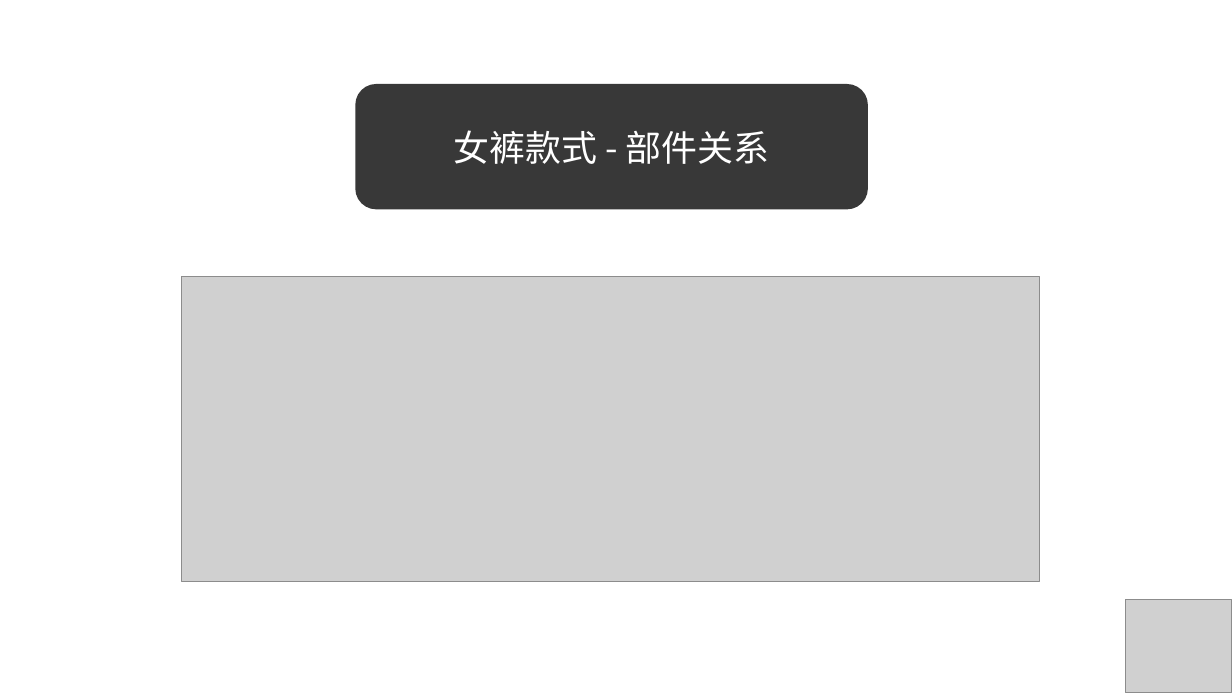
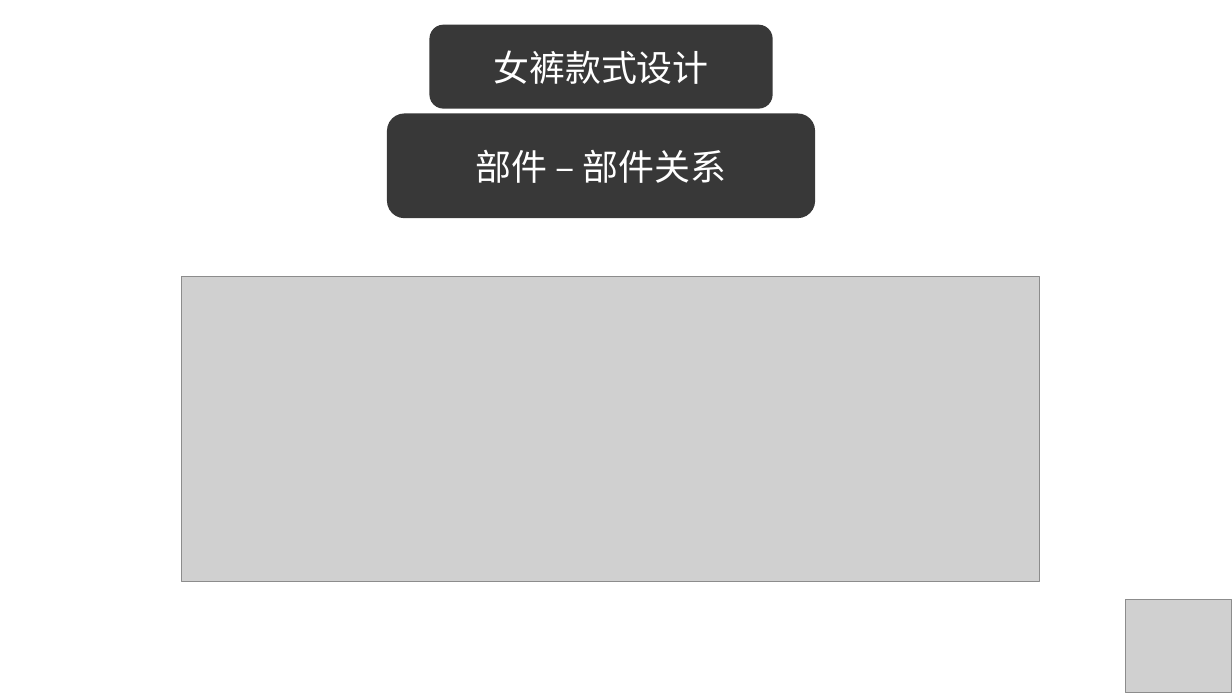
Before and after one commit to wushuangabao/ClothingPatternDesignSystem, a slide deck: slide 18 of 答辩PPT.pptx (slide 17 before the commit). Drawn at 1232x693 pixels with LibreOffice and Linux fonts; fonts in the diff are those of the drawing; grey boxes stand for pictures. Boxes give left, top, right and bottom in pixels: in the first picture for what was removed or moved away, otherwise in the second. Text is boxed around its words. In the diff, an @@ line names an element or a change of style, - is before the commit and + after.

```diff
--- a/答辩PPT.pptx
+++ b/答辩PPT.pptx
@@ rounded rectangle added at (430,25,773,109), fill #383838, 28 pt, text #FFFFFF @@
+女裤款式设计
@@ rounded rectangle "部件 – 部件关系": place and size @@
-rounded rectangle "部件 – 部件关系" at (356,84,869,210)
+rounded rectangle "部件 – 部件关系" at (387,114,815,218)
@@ text in rounded rectangle at (476,150,727,183): text changed @@
-女裤款式 - 部件关系
+部件 – 部件关系
```
Also in this commit, not shown: 6 other slides changed, 1 other file.
